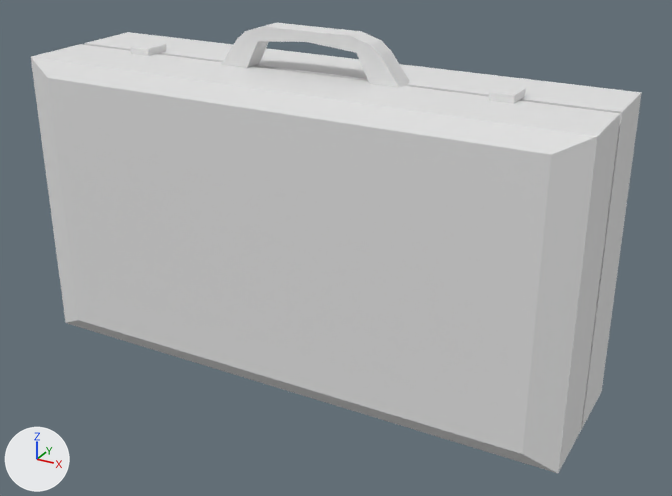
Renders of the FBX model Assets/Models/Furnitures/Suitcase.fbx from each side of a commit.
One viewpoint serves both versions: a 50 mm camera at (-4.617, -5.37, 1.26) aimed at (-5.648, -3.497, 0.323). The axes (+X, +Y, +Z) are drawn at lower left. The lights are the same throughout. Where no turn or scale is listed for an object, it has been applied to the vertices.

The older version as bpy lines, for what is in view:
```python
me_cube_003 = bpy.data.meshes.new('Cube.003')
me_cube_003.from_pydata(...)  # 76 vertices, 68 faces; spans x -0.72..0.72, y -0.212..0.212, z -0.4..0.468
# faces by material slot: [30, 26, 12]
me_cube_003.materials.append(mat_material_002)  # white #e7e7e7
me_cube_003.materials.append(mat_material_004)  # white #e7e7e7
me_cube_003.materials.append(mat_material_006)  # white #e7e7e7
ob_suitcase = bpy.data.objects.new('Suitcase', me_cube_003)
ob_suitcase.location = (-5.717, -3.484, 0.389)
```
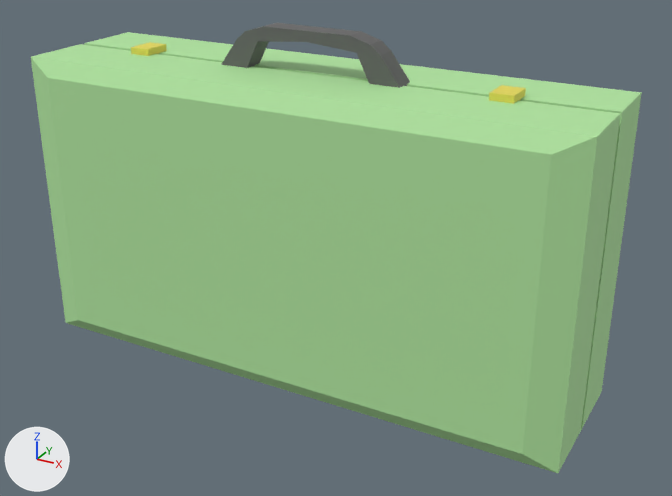
The change, as a diff of the scene's bpy script:
```diff
--- a/Assets/Models/Furnitures/Suitcase.fbx.py
+++ b/Assets/Models/Furnitures/Suitcase.fbx.py
@@ mat_accesable_green @@
+mat_accesable_green = principled_material('Accesable green')
+mat_accesable_green.base_color = (0.446, 0.8, 0.356)  # green #b2e7a1
+mat_accesable_green.roughness = 0.69
@@ mat_soft_grey @@
+mat_soft_grey = principled_material('Soft grey')
+mat_soft_grey.base_color = (0.133, 0.133, 0.133)  # dark grey #666666
+mat_soft_grey.roughness = 0.69
@@ mat_gold @@
+mat_gold = principled_material('Gold')
+mat_gold.base_color = (0.8, 0.703, 0.0964)  # yellow #e7da57
+mat_gold.roughness = 0.69
@@ me_cube_003 @@
 me_cube_003.from_pydata(...)  # 76 vertices, 68 faces; spans x -0.72..0.72, y -0.212..0.212, z -0.4..0.468
 # used by ob_suitcase; location = (-5.717, -3.484, 0.389)
+# me_cube_003 part 1: all 30 faces that had it switch from mat_material_002 (white #e7e7e7) to mat_accesable_green (green #b2e7a1)
+# me_cube_003 part 2: all 26 faces that had it switch from mat_material_004 (white #e7e7e7) to mat_soft_grey (dark grey #666666)
+# me_cube_003 part 3: all 12 faces that had it switch from mat_material_006 (white #e7e7e7) to mat_gold (yellow #e7da57)
```

Location of each change, (x1, y1, x2, y2) in pixels of the pictures (672 x 496 px):
part 1 of me_cube_003, recoloured (grey to green)
    both: (31, 32, 642, 473)
part 2 of me_cube_003, recoloured (white to grey)
    both: (221, 23, 410, 88)
part 3 of me_cube_003, recoloured (white to yellow)
    both: (131, 42, 526, 104)
